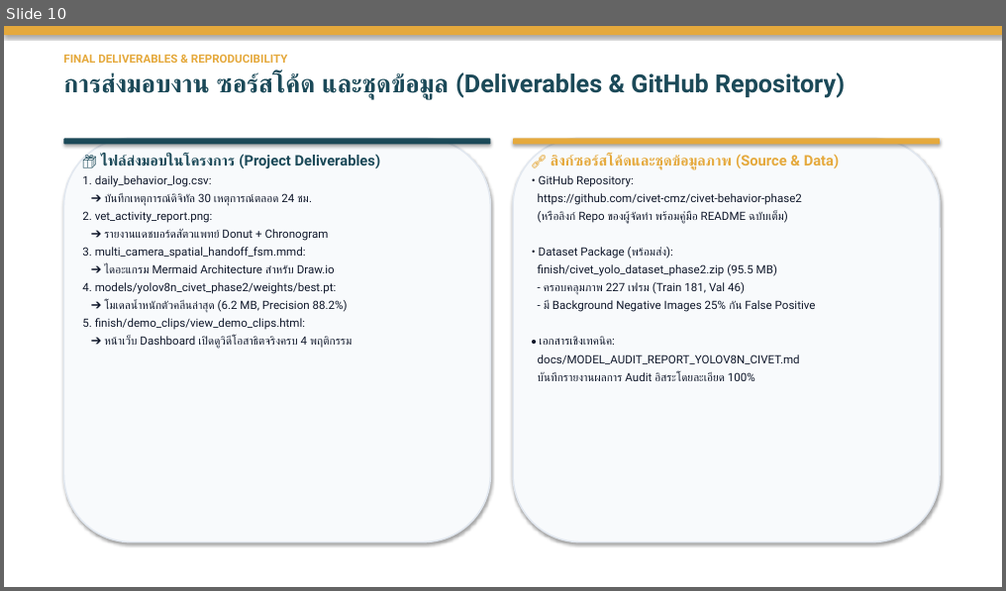
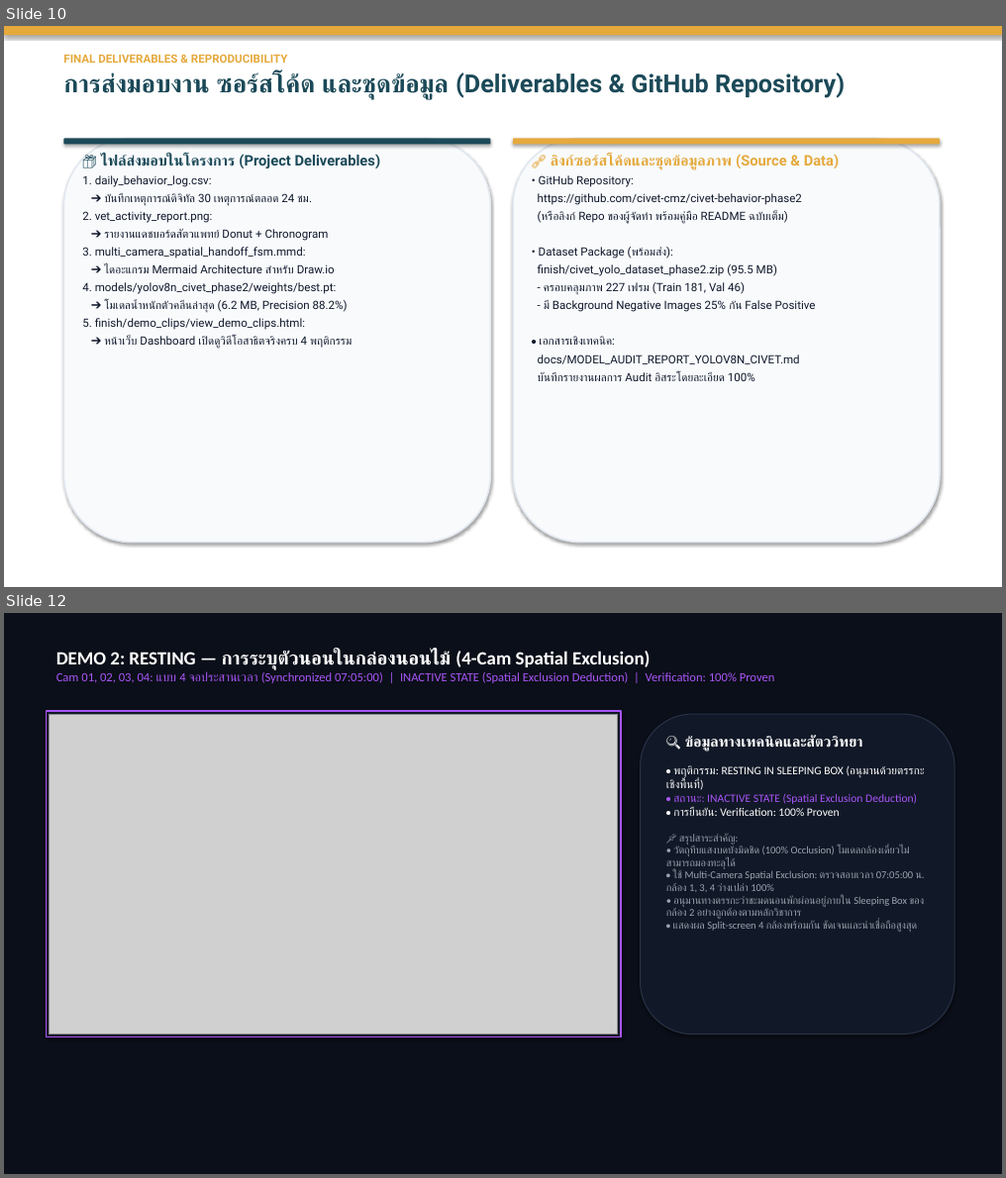
Before and after one commit to Kokokua/Project-CMZ, a slide deck: finish/Image_Processing_Presentation_Phase2_Final.pptx. Shown one above the other, each under a label of ours: slide 10 before the commit, slides 10 and 12 after it; the slides between them are not shown. The pictures are 1006x591 and 1006x1178 pixels, drawn with LibreOffice and Linux fonts; fonts in the diff are those of the drawing; grey boxes stand for pictures. Boxes give left, top, right and bottom in pixels: in the first picture for what was removed or moved away, otherwise in the second. Text is boxed around its words. In the diff, an @@ line names an element or a change of style, - is before the commit and + after.

Commit message:
feat(presentation): integrate clean demo videos without HUD and correct physical enclosure layout

```diff
--- a/finish/Image_Processing_Presentation_Phase2_Final.pptx
+++ b/finish/Image_Processing_Presentation_Phase2_Final.pptx
@@ slide 12 added at bbox=[4, 613, 1002, 1174], background #FFFFFF @@
@@ rectangle added at bbox=[4, 613, 1002, 1174], fill #0B0F19, outline #0B0F19 0.75 pt @@
@@ text added at bbox=[56, 651, 775, 683], 12 pt, text #A855F7 @@
+DEMO 2: RESTING — การระบุตัวนอนในกล่องนอนไม้ (4-Cam Spatial Exclusion)
+Cam 01, 02, 03, 04: แบบ 4 จอประสานเวลา (Synchronized 07:05:00) | INACTIVE STATE (Spatial Exclusion Deduction) | Verification: 100% Proven
@@ rectangle added at bbox=[46, 711, 621, 1038], fill #111827, outline #A855F7 1.5 pt @@
@@ picture added at bbox=[49, 714, 618, 1035] @@
@@ rounded rectangle added at bbox=[641, 714, 954, 1035], fill #111827, outline #283246 1 pt @@
@@ text added at bbox=[666, 735, 925, 932], 10 pt, text #9CA3AF @@
+🔍 ข้อมูลทางเทคนิคและสัตววิทยา
+• พฤติกรรม: RESTING IN SLEEPING BOX (อนุมานด้วยตรรกะเชิงพื้นที่)
+• สถานะ: INACTIVE STATE (Spatial Exclusion Deduction)
+• การยืนยัน: Verification: 100% Proven
+📌 สรุปสาระสำคัญ:
+• วัตถุทึบแสงบดบังมิดชิด (100% Occlusion) โมเดลกล้องเดี่ยวไม่สามารถมองทะลุได้
+• ใช้ Multi-Camera Spatial Exclusion: ตรวจสอบเวลา 07:05:00 น. กล้อง 1, 3, 4 ว่างเปล่า 100%
+• อนุมานทางตรรกะว่าชะมดนอนพักผ่อนอยู่ภายใน Sleeping Box ของกล้อง 2 อย่างถูกต้องตามหลักวิชาการ
+• แสดงผล Split-screen 4 กล้องพร้อมกัน ชัดเจนและน่าเชื่อถือสูงสุด
```
Also in this commit, not shown: 4 slides changed, 1 other slide added, 2 slides removed.
